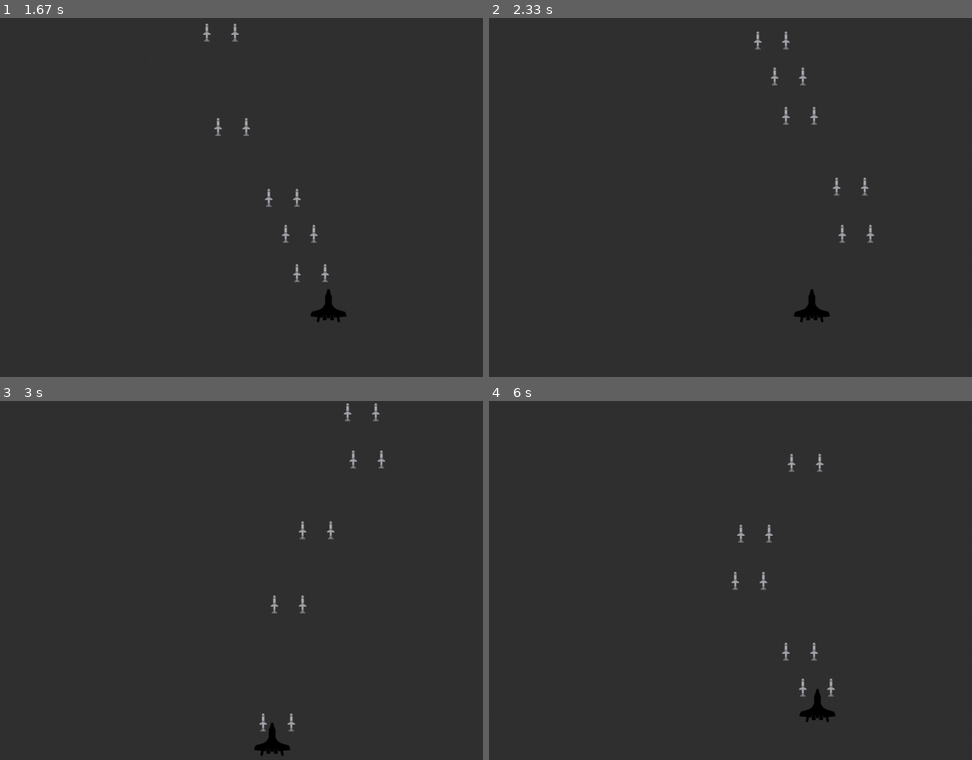
Above: before the commit, frames 1-4 (two rows, left to right).
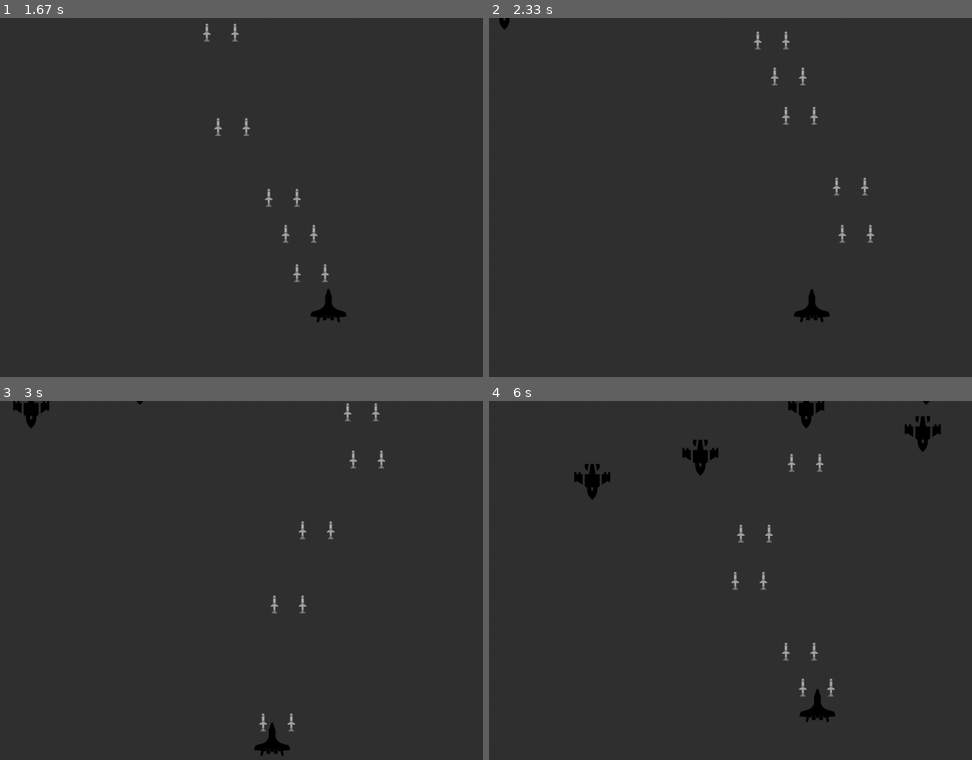
Above: after the commit, the same moments.

Repository: eric101789/PyGame_2022
Game: pygame game, started from main/main.py
The game is run twice, just before and just after one commit, with the same random seed, the same clock (stepped at 60 frames per second) and the same inputs.
Inputs:
- Up to frame 1 (1.67 s): tap Space at 0.33, 0.73, 1.03, 1.23, 1.57 s; hold D 0.67-1.13 s; hold W 1.17-1.47 s; hold D from 1.5 s (still down)
- Up to frame 2 (2.33 s): tap Space at 1.87, 2.07 s; release D at 1.97 s; hold A from 2 s (still down)
- Up to frame 3 (3 s): tap Space at 2.37, 2.63, 2.97 s; release A at 2.53 s; hold S 2.57-2.87 s; hold A from 2.9 s (still down)
- Up to frame 4 (6 s): tap Space at 3.27, 3.4, 3.8, 4.1, 4.47, 4.87, 5.17, 5.37, 5.67, 5.87 s; release A at 3.3 s; hold W 3.33-3.7 s; hold D 3.73-4.37 s; hold S 4.4-4.77 s; hold A 4.8-5.27 s; hold D 5.3-5.77 s; hold W from 5.8 s (still down)

Frame 1 is identical in both runs. In frame 2, less than 0.1% of the frame differs, in the area x 2-5%, y 0-4%; in frame 3, 0.3%; in frame 4, 1.2%, in the area x 17-94%, y 0-28%.

Commit message:
2022/05/17 新增enemy物件出現畫面

Diff:
--- a/main/main.py
+++ b/main/main.py
@@ -2,6 +2,7 @@
 from pathlib import Path
 from player import Player
 from missile import MyMissile
+from enemy import Enemy
 
 # 初始化pygame系統
 pygame.init()
@@ -34,14 +35,17 @@
 
 # 建立物件串列
 Missiles = []
-
+Enemies = []
 
 keyCountX = 0  # 用來計算按鍵被按下的次數，X軸
 keyCountY = 0
 
 # 建立事件編號
 launchMissile = pygame.USEREVENT + 1
+createEnemy = pygame.USEREVENT + 2
 
+# 建立敵機，每秒一台
+pygame.time.set_timer(createEnemy, 1000)
 
 running = True
 clock = pygame.time.Clock()  # create an object to help track time
@@ -58,6 +62,9 @@
             Missiles.append(MyMissile(xy=(m_x, m_y), playground=playground, sensitivity=movingScale))
             m_x = player.xy[0] + 40
             Missiles.append(MyMissile(xy=(m_x, m_y), playground=playground, sensitivity=movingScale))
+
+        if event.type == createEnemy:
+            Enemies.append(Enemy(playground=playground, sensitivity=movingScale))
 
         if event.type == pygame.KEYDOWN:
             if event.key == pygame.K_a:  # 'a', 'A', 左移
@@ -105,6 +112,11 @@
         m.update()
         screen.blit(m.image, m.xy)
 
+    Enemies = [item for item in Enemies if item.available]
+    for e in Enemies:
+        e.update()
+        screen.blit(e.image, e.xy)
+
     player.update()  # 更新player狀態
     screen.blit(player.image, player.xy)  # 添加 player 圖片
     pygame.display.update()  # 更新螢幕狀態
